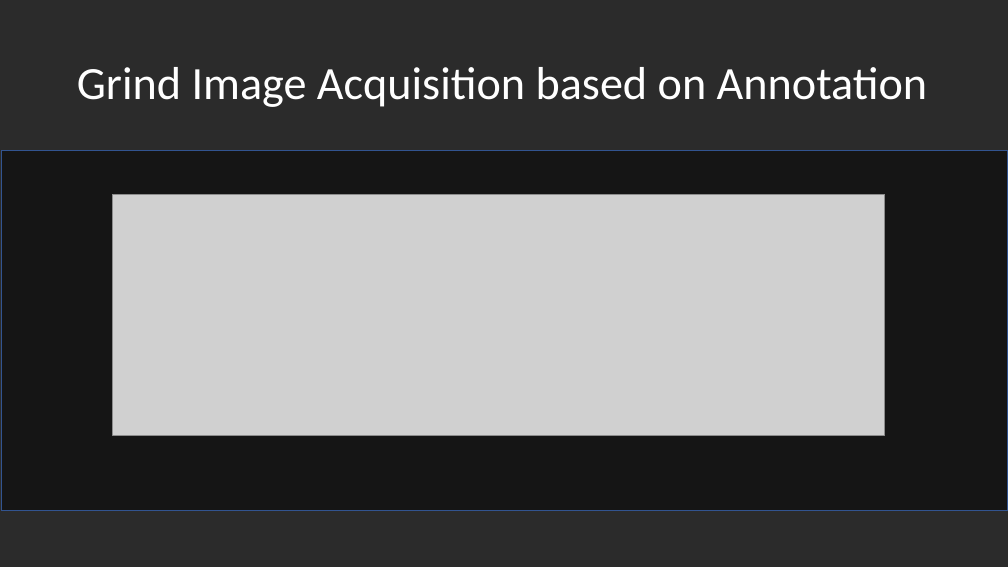
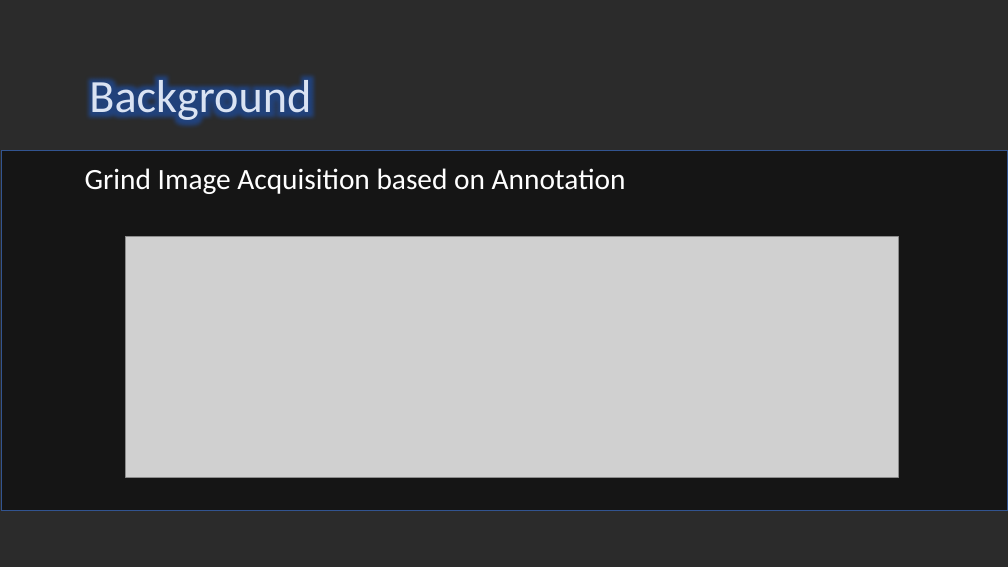
Before and after one commit to optimusium/PSUPR2, a slide deck: slide 8 of CA2 Identifying Wafer Failures with Deep Learning2_26Sep19.pptx (slide 11 before the commit). Drawn at 1008x567 pixels with LibreOffice and Linux fonts; fonts in the diff are those of the drawing; grey boxes stand for pictures; background and template pictures are left out; a plain dark background stands for a picture behind light text. Boxes give left, top, right and bottom in pixels: in the first picture for what was removed or moved away, otherwise in the second. Text is boxed around its words. In the diff, an @@ line names an element or a change of style, - is before the commit and + after.

```diff
--- a/CA2 Identifying Wafer Failures with Deep Learning2_26Sep19.pptx
+++ b/CA2 Identifying Wafer Failures with Deep Learning2_26Sep19.pptx
@@ text added at (x1=89, y1=74, x2=311, y2=124), 44 pt, text #DAE3F3 @@
+Background
@@ title "Grind Image Acquisition based on ..." moved from (x1=77, y1=67, x2=928, y2=107) to (x1=85, y1=168, x2=626, y2=194) @@
@@ title "Grind Image Acquisition based on ..." at (x1=85, y1=168, x2=626, y2=194): size 44 to 28 pt @@
@@ picture moved from (x1=113, y1=194, x2=885, y2=436) to (x1=126, y1=237, x2=898, y2=478) @@
```
Also in this commit, not shown: 17 other slides changed, 2 slides added, 3 slides removed, 4 other files.
